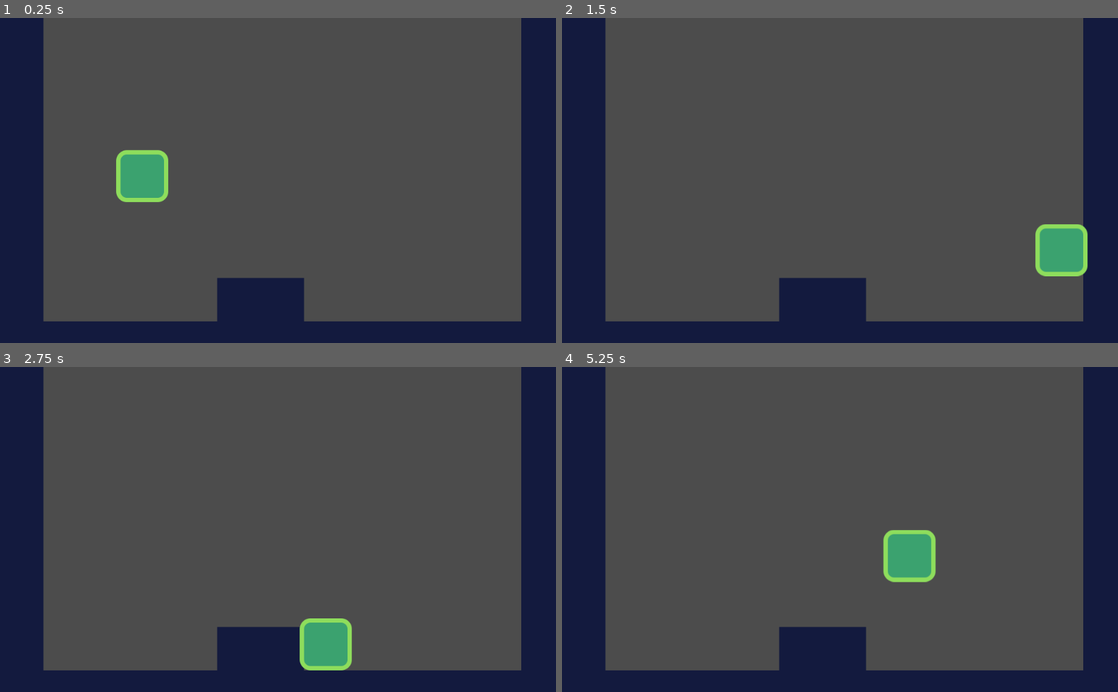
Above: before the commit, frames 1-4 (two rows, left to right).
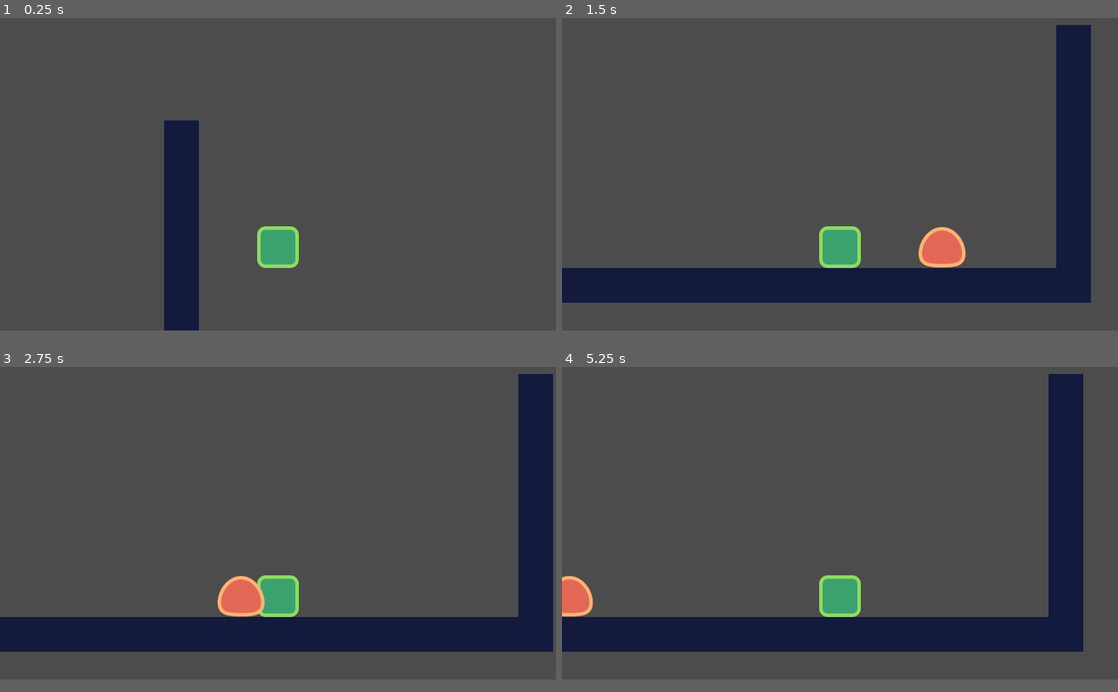
Above: after the commit, the same moments.

Repository: sh-cho/godot-2d-platformer
Game: Godot game, scene res://src/Levels/LevelTemplate.tscn
The game is run twice, just before and just after one commit, with the same random seed, the same clock (stepped at 60 frames per second) and the same inputs. This scene is started directly instead of the project's main scene.
Inputs:
- Up to frame 1 (0.25 s): no input
- Up to frame 2 (1.5 s): hold Right (move_right) from 0.53 s (still down); tap W (jump) at 0.6, 0.77, 1.07, 1.35 s
- Up to frame 3 (2.75 s): tap W (jump) at 1.52, 1.82, 2.1 s; release Right (move_right) at 2.03 s; hold Left (move_left) from 2.03 s (still down)
- Up to frame 4 (5.25 s): release Left (move_left) at 2.78 s; hold Right (move_right) 2.78-4.28 s; tap W (jump) at 2.85, 3.02, 3.32, 3.6, 3.77, 4.07, 4.35, 4.52, 4.82, 5.1 s; hold Left (move_left) 4.28-5.03 s; hold Right (move_right) from 5.03 s (still down)
In our replay, the window is 800x468 before the commit and 800x450 after it. These sizes can differ from the game's own. Grey fills any space a smaller window leaves; there, only what the larger window draws over its background counts as a difference.

The runs differ from the first frame. In frame 1, 24% of the frame differs, in the area x 0-100%, y 0-97%; in frame 2, 29%; in frame 3, 22%; in frame 4, 31%.

Commit message:
wip

Diff:
--- a/project.godot
+++ b/project.godot
@@ -29,6 +29,13 @@
 config/name="2d platformer tutorial"
 run/main_scene="res://src/Actors/Player.tscn"
 config/icon="res://icon.png"
+
+[display]
+
+window/size/width=1280
+window/size/height=720
+window/size/test_width=1280
+window/size/test_height=720
 
 [input]
 
--- a/src/Actors/Actor.gd
+++ b/src/Actors/Actor.gd
@@ -1,7 +1,9 @@
 extends KinematicBody2D
 class_name Actor
+
+const FLOOR_NORMAL := Vector2.UP
 
 export var speed := Vector2(300.0, 1000.0)
 export var gravity := 3000.0
 
-var velocity := Vector2.ZERO
+var _velocity := Vector2.ZERO
--- /dev/null
+++ b/src/Actors/Enemy.gd
@@ -0,0 +1,12 @@
+extends "res://src/Actors/Actor.gd"
+
+
+func _ready() -> void:
+	set_physics_process(false)
+	_velocity.x = -speed.x
+
+func _physics_process(delta: float) -> void:
+	_velocity.y += gravity * delta
+	if is_on_wall():
+		_velocity.x *= -1.0
+	_velocity.y = move_and_slide(_velocity, FLOOR_NORMAL).y
--- /dev/null
+++ b/src/Actors/Enemy.tscn
@@ -0,0 +1,25 @@
+[gd_scene load_steps=4 format=2]
+
+[ext_resource path="res://assets/enemy.png" type="Texture" id=1]
+[ext_resource path="res://src/Actors/Enemy.gd" type="Script" id=2]
+
+[sub_resource type="RectangleShape2D" id=1]
+extents = Vector2( 40, 36 )
+
+[node name="Enemy" type="KinematicBody2D"]
+collision_layer = 2
+collision_mask = 9
+script = ExtResource( 2 )
+
+[node name="Enemy" type="Sprite" parent="."]
+position = Vector2( 0, -48 )
+texture = ExtResource( 1 )
+
+[node name="CollisionShape2D" type="CollisionShape2D" parent="."]
+position = Vector2( 0, -36 )
+shape = SubResource( 1 )
+
+[node name="VisibilityEnabler2D" type="VisibilityEnabler2D" parent="."]
+rect = Rect2( -50, -50, 100, 60 )
+process_parent = true
+physics_process_parent = true
--- a/src/Actors/Player.gd
+++ b/src/Actors/Player.gd
@@ -2,10 +2,10 @@
 class_name Player
 
 func _physics_process(delta: float) -> void:
-	var is_jump_interrupted := Input.is_action_just_released("jump") and velocity.y < 0.0
+	var is_jump_interrupted := Input.is_action_just_released("jump") and _velocity.y < 0.0
 	var direction := get_direction()
-	velocity = calculate_move_velocity(velocity, direction, speed, is_jump_interrupted)
-	velocity = move_and_slide(velocity, Vector2.UP)
+	_velocity = calculate_move_velocity(_velocity, direction, speed, is_jump_interrupted)
+	_velocity = move_and_slide(_velocity, FLOOR_NORMAL)
 
 
 func get_direction() -> Vector2:
--- a/src/Actors/Player.tscn
+++ b/src/Actors/Player.tscn
@@ -18,3 +18,7 @@
 [node name="CollisionShape2D" type="CollisionShape2D" parent="."]
 position = Vector2( 0, -44 )
 shape = SubResource( 1 )
+
+[node name="Camera2D" type="Camera2D" parent="."]
+position = Vector2( 0, -216 )
+current = true
--- a/src/Levels/LevelTemplate.tscn
+++ b/src/Levels/LevelTemplate.tscn
@@ -1,7 +1,8 @@
-[gd_scene load_steps=3 format=2]
+[gd_scene load_steps=4 format=2]
 
 [ext_resource path="res://assets/tileset.tres" type="TileSet" id=1]
 [ext_resource path="res://src/Actors/Player.tscn" type="PackedScene" id=2]
+[ext_resource path="res://src/Actors/Enemy.tscn" type="PackedScene" id=3]
 
 [node name="LevelTemplate" type="Node2D"]
 
@@ -11,7 +12,10 @@
 collision_layer = 8
 collision_mask = 0
 format = 1
-tile_data = PoolIntArray( 0, 0, 0, 12, 0, 0, 13, 0, 0, 65536, 0, 0, 65548, 0, 0, 65549, 0, 0, 131072, 0, 0, 131084, 0, 0, 131085, 0, 0, 196608, 0, 0, 196620, 0, 0, 196621, 0, 0, 262144, 0, 0, 262156, 0, 0, 262157, 0, 0, 327680, 0, 0, 327692, 0, 0, 327693, 0, 0, 393216, 0, 0, 393221, 0, 0, 393222, 0, 0, 393228, 0, 0, 393229, 0, 0, 458752, 0, 0, 458753, 0, 0, 458754, 0, 0, 458755, 0, 0, 458756, 0, 0, 458757, 0, 0, 458758, 0, 0, 458759, 0, 0, 458760, 0, 0, 458761, 0, 0, 458762, 0, 0, 458763, 0, 0, 458764, 0, 0, 458765, 0, 0 )
+tile_data = PoolIntArray( 0, 0, 0, 19, 0, 0, 65536, 0, 0, 65555, 0, 0, 131072, 0, 0, 131091, 0, 0, 196608, 0, 0, 196627, 0, 0, 262144, 0, 0, 262163, 0, 0, 327680, 0, 0, 327699, 0, 0, 393216, 0, 0, 393235, 0, 0, 458752, 0, 0, 458753, 0, 0, 458754, 0, 0, 458755, 0, 0, 458756, 0, 0, 458757, 0, 0, 458758, 0, 0, 458759, 0, 0, 458760, 0, 0, 458761, 0, 0, 458762, 0, 0, 458763, 0, 0, 458764, 0, 0, 458765, 0, 0, 458766, 0, 0, 458767, 0, 0, 458768, 0, 0, 458769, 0, 0, 458770, 0, 0, 458771, 0, 0 )
 
 [node name="Player" parent="." instance=ExtResource( 2 )]
 position = Vector2( 262, 240 )
+
+[node name="Enemy" parent="." instance=ExtResource( 3 )]
+position = Vector2( 1392, 520 )
